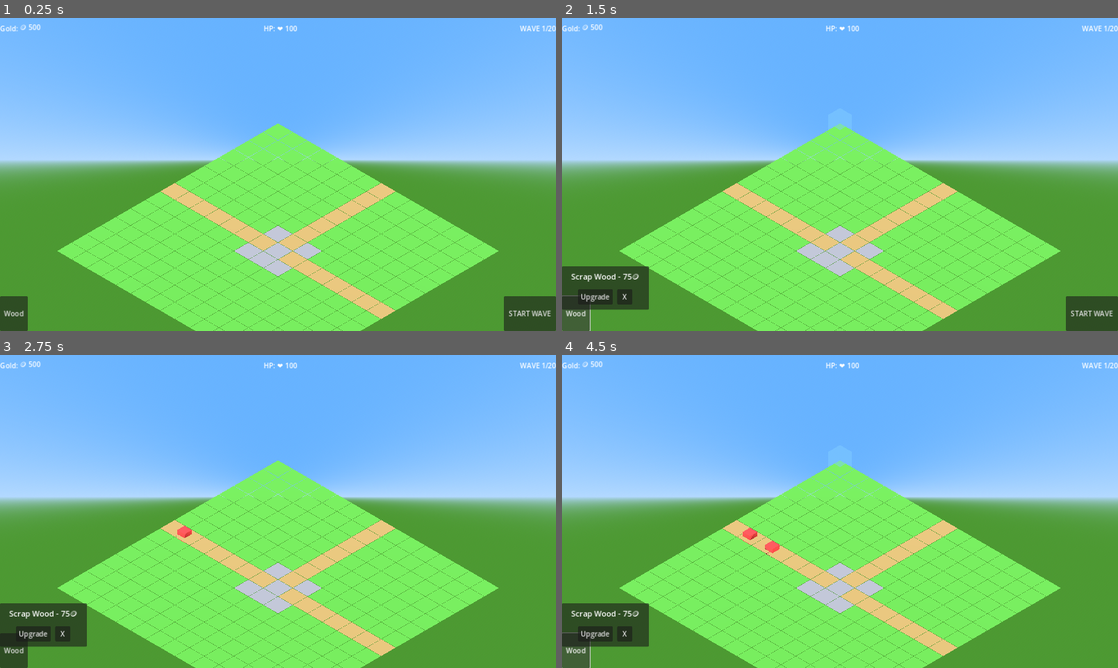
Above: before the commit, frames 1-4 (two rows, left to right).
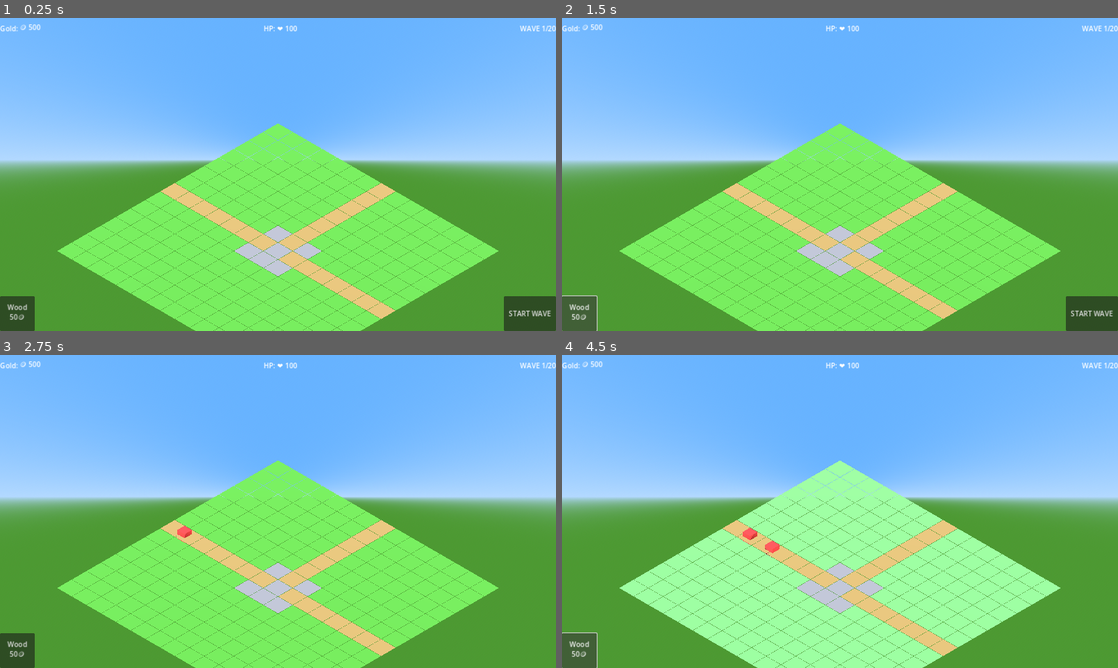
Above: after the commit, the same moments.

Repository: LoomDeBWiles/block-defense
Game: Godot game, scene res://scenes/main.tscn
Same seed, same stepped clock (60 frames per second), same inputs: the game is played once before the commit and once after it.
Inputs (mouse positions are in pixels of both pictures, inside the frame that each line leads up to):
- Up to frame 1 (0.25 s): no input
- Up to frame 2 (1.5 s): click (573, 312) at 0.5 s, where only the run before the commit has a clickable "Wood"; click (578, 312) at 1.25 s, where only the run after the commit has a clickable "Wood 50🪙"
- Up to frame 3 (2.75 s): click "START WAVE" at 2 s
- Up to frame 4 (4.5 s): click (595, 633) at 2.75 s, where only the run before the commit has a clickable "Upgrade"; click (573, 649) at 3.5 s, where only the run before the commit has a clickable "Wood"; click (578, 649) at 4.25 s, where only the run after the commit has a clickable "Wood 50🪙"

The runs differ from the first frame. In frame 1, 0.3% of the frame differs, in the area x 0-7%, y 88-100%; in frame 2, 2.3%; in frame 3, 2.3%; in frame 4, 28%, in the area x 0-90%, y 33-100%.

Commit message:
bug(BD-4sr): Fix tower placement popup with call_deferred
- Use call_deferred for add_child to fix "parent node is busy" error
- Rewrite tower_bar for click-to-select flow instead of drag-and-drop
- Add tile highlighting via grid.highlight_placeable_tiles()
- Fix ui_manager reference from _is_dragging to _is_placement_mode
- Add escape key and click-outside dismiss to upgrade_popup

🤖 Generated with [Claude Code](https://claude.com/claude-code)

Co-Authored-By: Claude Opus 4.5 <noreply@anthropic.com>

Diff:
--- a/scripts/grid.gd
+++ b/scripts/grid.gd
@@ -14,6 +14,11 @@
 # Container for tile mesh visuals
 var _tile_meshes: Node3D
 
+# 2D array of mesh references for highlighting: _tile_mesh_refs[x][y]
+var _tile_mesh_refs: Array[Array] = []
+var _is_highlighting: bool = false
+
+const HIGHLIGHT_COLOR := Color(0.4, 0.9, 0.4, 1.0)  # Bright green for placeable
 
 const TILE_COLORS: Dictionary = {
 	Types.TileType.GRASS: Color(0.3, 0.6, 0.2),      # Green
@@ -146,6 +151,13 @@
 	_tile_meshes.name = "TileMeshes"
 	parent.add_child.call_deferred(_tile_meshes)
 
+	# Initialize mesh refs array
+	_tile_mesh_refs.clear()
+	for x in range(width):
+		var column: Array[MeshInstance3D] = []
+		column.resize(height)
+		_tile_mesh_refs.append(column)
+
 	# Create a plane mesh to reuse
 	var plane_mesh := PlaneMesh.new()
 	plane_mesh.size = Vector2(cell_size * 0.98, cell_size * 0.98)
@@ -156,6 +168,8 @@
 			var tile_type: Types.TileType = tiles[x][y]
 			var mesh_instance := MeshInstance3D.new()
 			mesh_instance.mesh = plane_mesh
+			mesh_instance.set_meta("grid_x", x)
+			mesh_instance.set_meta("grid_y", y)
 
 			# Create material with tile color
 			var material := StandardMaterial3D.new()
@@ -170,3 +184,49 @@
 			)
 
 			_tile_meshes.add_child(mesh_instance)
+			_tile_mesh_refs[x][y] = mesh_instance
+
+
+func highlight_placeable_tiles(enabled: bool) -> void:
+	_is_highlighting = enabled
+	if _tile_mesh_refs.is_empty():
+		return
+
+	for x in range(width):
+		for y in range(height):
+			var mesh: MeshInstance3D = _tile_mesh_refs[x][y]
+			if mesh == null:
+				continue
+
+			var tile_type: Types.TileType = tiles[x][y]
+			var mat: StandardMaterial3D = mesh.material_override
+
+			if mat == null:
+				continue
+
+			if enabled and tile_type == Types.TileType.GRASS:
+				# Highlight placeable tiles with bright green
+				mat.albedo_color = HIGHLIGHT_COLOR
+			else:
+				# Restore original color
+				mat.albedo_color = TILE_COLORS.get(tile_type, Color.MAGENTA)
+
+
+func update_tile_visual(pos: Vector2i) -> void:
+	if pos.x < 0 or pos.x >= width or pos.y < 0 or pos.y >= height:
+		return
+	if _tile_mesh_refs.is_empty():
+		return
+
+	var mesh: MeshInstance3D = _tile_mesh_refs[pos.x][pos.y]
+	if mesh == null:
+		return
+
+	var tile_type: Types.TileType = tiles[pos.x][pos.y]
+	var mat: StandardMaterial3D = mesh.material_override
+
+	if mat:
+		if _is_highlighting and tile_type == Types.TileType.GRASS:
+			mat.albedo_color = HIGHLIGHT_COLOR
+		else:
+			mat.albedo_color = TILE_COLORS.get(tile_type, Color.MAGENTA)
--- a/scripts/ui/tower_bar.gd
+++ b/scripts/ui/tower_bar.gd
@@ -1,10 +1,11 @@
-## Tower selection bar - drag to place towers
+## Tower selection bar - click to select, then click to place
 class_name TowerBar
 extends Control
 
-signal tower_drag_started(tier: Types.MaterialTier)
-signal tower_drag_ended(grid_pos: Vector2i)
-signal tower_drag_cancelled
+signal tower_selected(tier: Types.MaterialTier)
+signal tower_deselected
+signal tower_placed(grid_pos: Vector2i)
+signal placement_cancelled
 
 const TIER_NAMES := {
 	Types.MaterialTier.WOOD: "Wood",
@@ -15,7 +16,7 @@
 const TIER_WEAPONS := {
 	Types.MaterialTier.WOOD: Types.WeaponType.SLINGSHOT,
 	Types.MaterialTier.SCRAP_WOOD: Types.WeaponType.BOW,
-	Types.MaterialTier.SOLID_METAL: Types.WeaponType.BALLISTA,  # Default for Metal slot
+	Types.MaterialTier.SOLID_METAL: Types.WeaponType.BALLISTA,
 }
 
 const WEAPON_NAMES := {
@@ -25,30 +26,25 @@
 	Types.WeaponType.TREBUCHET: "Trebuchet",
 }
 
-const SLOT_SIZE := Vector2(64, 64)
-const LONG_PRESS_DURATION := 0.5
+const SLOT_SIZE := Vector2(80, 60)
+const SELECTED_COLOR := Color(0.3, 0.7, 0.3, 1.0)
+const NORMAL_COLOR := Color(0.3, 0.3, 0.3, 1.0)
 
 var _slots: Dictionary = {}  # MaterialTier -> Button
-var _dragging_tier: Types.MaterialTier = Types.MaterialTier.WOOD
-var _is_dragging: bool = false
-var _ghost: Node3D = null
+var _selected_tier: Types.MaterialTier = Types.MaterialTier.WOOD
+var _is_placement_mode: bool = false
 var _camera: Camera3D = null
-
-# Long-press tooltip state
-var _press_timer: Timer = null
-var _pressed_tier: Types.MaterialTier = Types.MaterialTier.WOOD
-var _is_long_pressing: bool = false
-var _tooltip: Label = null
+var _grid: Grid = null
+var _confirmation_popup: Control = null
+var _pending_grid_pos: Vector2i = Vector2i.ZERO
 
 
 func _ready() -> void:
 	_camera = get_viewport().get_camera_3d()
 	if _camera == null:
-		# Camera may not exist yet during _ready - defer acquisition
 		get_tree().process_frame.connect(_try_acquire_camera, CONNECT_ONE_SHOT)
 	_create_slots()
-	_create_tooltip()
-	_create_press_timer()
+	_create_confirmation_popup()
 	_refresh_slots()
 	Save.tier_unlocked.connect(_on_tier_unlocked)
 	GameState.gold_changed.connect(_on_gold_changed)
@@ -64,29 +60,55 @@
 		var tier: Types.MaterialTier = tier_value as Types.MaterialTier
 		var slot := Button.new()
 		slot.custom_minimum_size = SLOT_SIZE
-		slot.text = TIER_NAMES.get(tier, "?")
+		slot.text = TIER_NAMES.get(tier, "?") + "\n%d🪙" % Tower.PLACEMENT_COST
 		slot.set_meta("tier", tier)
-		slot.button_down.connect(_on_slot_pressed.bind(tier))
-		slot.button_up.connect(_on_slot_released.bind(tier))
+		slot.pressed.connect(_on_slot_clicked.bind(tier))
 		add_child(slot)
 		_slots[tier] = slot
 
 
-func _create_tooltip() -> void:
-	_tooltip = Label.new()
-	_tooltip.visible = false
-	_tooltip.add_theme_color_override("font_color", Color.WHITE)
-	_tooltip.add_theme_color_override("font_outline_color", Color.BLACK)
-	_tooltip.add_theme_constant_override("outline_size", 2)
-	add_child(_tooltip)
-
-
-func _create_press_timer() -> void:
-	_press_timer = Timer.new()
-	_press_timer.one_shot = true
-	_press_timer.wait_time = LONG_PRESS_DURATION
-	_press_timer.timeout.connect(_on_long_press_triggered)
-	add_child(_press_timer)
+func _create_confirmation_popup() -> void:
+	_confirmation_popup = PanelContainer.new()
+	_confirmation_popup.visible = false
+	_confirmation_popup.custom_minimum_size = Vector2(180, 100)
+
+	var vbox := VBoxContainer.new()
+	vbox.alignment = BoxContainer.ALIGNMENT_CENTER
+	vbox.add_theme_constant_override("separation", 10)
+	_confirmation_popup.add_child(vbox)
+
+	var label := Label.new()
+	label.text = "Place Tower?"
+	label.horizontal_alignment = HORIZONTAL_ALIGNMENT_CENTER
+	label.add_theme_font_size_override("font_size", 18)
+	vbox.add_child(label)
+
+	var buttons := HBoxContainer.new()
+	buttons.alignment = BoxContainer.ALIGNMENT_CENTER
+	buttons.add_theme_constant_override("separation", 15)
+	vbox.add_child(buttons)
+
+	var confirm_btn := Button.new()
+	confirm_btn.text = "Place"
+	confirm_btn.custom_minimum_size = Vector2(70, 35)
+	confirm_btn.pressed.connect(_on_confirm_placement)
+	buttons.add_child(confirm_btn)
+
+	var cancel_btn := Button.new()
+	cancel_btn.text = "Cancel"
+	cancel_btn.custom_minimum_size = Vector2(70, 35)
+	cancel_btn.pressed.connect(_on_cancel_placement)
+	buttons.add_child(cancel_btn)
+
+	# Add to HUD (parent of BottomBar, which is parent of TowerBar)
+	# TowerBar is at UI/HUD/BottomBar/TowerBar, so go up to HUD
+	# Use call_deferred to avoid "parent node is busy" error
+	var hud := get_parent().get_parent()  # BottomBar -> HUD
+	if hud:
+		hud.add_child.call_deferred(_confirmation_popup)
+	else:
+		# Fallback: add to self and position will be relative
+		add_child.call_deferred(_confirmation_popup)
 
 
 func _refresh_slots() -> void:
@@ -97,6 +119,23 @@
 		slot.visible = unlocked
 		slot.disabled = not can_afford
 
+		# Highlight selected slot
+		if _is_placement_mode and tier == _selected_tier:
+			slot.add_theme_color_override("font_color", SELECTED_COLOR)
+			slot.add_theme_stylebox_override("normal", _create_selected_style())
+		else:
+			slot.remove_theme_color_override("font_color")
+			slot.remove_theme_stylebox_override("normal")
+
+
+func _create_selected_style() -> StyleBoxFlat:
+	var style := StyleBoxFlat.new()
+	style.bg_color = Color(0.2, 0.5, 0.2, 1.0)
+	style.border_color = Color(0.4, 0.9, 0.4, 1.0)
+	style.set_border_width_all(3)
+	style.set_corner_radius_all(4)
+	return style
+
 
 func _on_tier_unlocked(_tier: Types.MaterialTier) -> void:
 	_refresh_slots()
@@ -106,130 +145,88 @@
 	_refresh_slots()
 
 
-func _on_slot_pressed(tier: Types.MaterialTier) -> void:
-	_pressed_tier = tier
-	_press_timer.start()
-
-
-func _on_slot_released(_tier: Types.MaterialTier) -> void:
-	var was_long_press := _is_long_pressing
-	_press_timer.stop()
-	_hide_tooltip()
-
-	if was_long_press:
-		return  # Long-press = tooltip only, no drag
-
-	start_drag(_pressed_tier)
-
-
-func _on_long_press_triggered() -> void:
-	_is_long_pressing = true
-	_show_tooltip(_pressed_tier)
-
-
-func _show_tooltip(tier: Types.MaterialTier) -> void:
-	var weapon: Types.WeaponType = TIER_WEAPONS.get(tier, Types.WeaponType.SLINGSHOT)
-	var stats: Dictionary = Tower.WEAPON_STATS.get(weapon, {})
-	var weapon_name: String = WEAPON_NAMES.get(weapon, "?")
-	var dmg: int = stats.get("damage", 0)
-	var rng: float = stats.get("range", 0.0)
-
-	_tooltip.text = "%s: %d dmg, %d range" % [weapon_name, dmg, int(rng)]
-	_tooltip.visible = true
-
-	# Position above the pressed slot
-	var slot: Button = _slots.get(tier)
-	if slot:
-		_tooltip.position = slot.position + Vector2(0, -30)
-
-
-func _hide_tooltip() -> void:
-	_tooltip.visible = false
-	_is_long_pressing = false
-
-
-func _input(event: InputEvent) -> void:
-	if not _is_dragging:
-		return
-
-	if event is InputEventMouseMotion or event is InputEventScreenDrag:
-		_update_ghost_position(event.position)
-	elif event is InputEventMouseButton:
-		if not event.pressed:
-			_finish_drag(event.position)
-			get_viewport().set_input_as_handled()
-	elif event is InputEventScreenTouch:
-		if not event.pressed:
-			_finish_drag(event.position)
-			get_viewport().set_input_as_handled()
-
-
-func start_drag(tier: Types.MaterialTier) -> void:
+func _on_slot_clicked(tier: Types.MaterialTier) -> void:
+	if _is_placement_mode and tier == _selected_tier:
+		# Clicking same button deselects
+		exit_placement_mode()
+	else:
+		# Enter placement mode for this tier
+		enter_placement_mode(tier)
+
+
+func enter_placement_mode(tier: Types.MaterialTier) -> void:
 	if not Save.is_tier_unlocked(tier):
 		return
 	if GameState.gold < Tower.PLACEMENT_COST:
 		return
 
-	_dragging_tier = tier
-	_is_dragging = true
-	_spawn_ghost()
-	tower_drag_started.emit(tier)
-
-
-func _spawn_ghost() -> void:
-	if _ghost != null:
-		_ghost.queue_free()
-
-	var tower_scene: PackedScene = preload("res://scenes/tower.tscn")
-	_ghost = tower_scene.instantiate()
-	# Add to world so it renders in 3D space
+	_selected_tier = tier
+	_is_placement_mode = true
+	_refresh_slots()
+
+	# Get grid reference and highlight valid tiles
+	_grid = _get_grid()
+	if _grid:
+		_grid.highlight_placeable_tiles(true)
+
+	tower_selected.emit(tier)
+
+
+func exit_placement_mode() -> void:
+	_is_placement_mode = false
+	_hide_confirmation_popup()
+	_refresh_slots()
+
+	if _grid:
+		_grid.highlight_placeable_tiles(false)
+
+	tower_deselected.emit()
+
+
+func _get_grid() -> Grid:
 	var world := get_tree().root.get_node_or_null("Main/World")
 	if world:
-		world.add_child(_ghost)
-		# Make semi-transparent
-		_apply_ghost_material(_ghost)
-	else:
-		_ghost.queue_free()
-		_ghost = null
-
-
-func _apply_ghost_material(node: Node) -> void:
-	if node is MeshInstance3D:
-		var mat := StandardMaterial3D.new()
-		mat.albedo_color = Color(0.5, 0.8, 1.0, 0.5)
-		mat.transparency = BaseMaterial3D.TRANSPARENCY_ALPHA
-		mat.shading_mode = BaseMaterial3D.SHADING_MODE_UNSHADED
-		node.material_override = mat
-	for child in node.get_children():
-		_apply_ghost_material(child)
-
-
-func _update_ghost_position(screen_pos: Vector2) -> void:
-	if _ghost == null or _camera == null:
-		return
-
-	# Project screen position to world at y=0.5 (tower height)
-	var from := _camera.project_ray_origin(screen_pos)
-	var dir := _camera.project_ray_normal(screen_pos)
-
-	# Find intersection with y=0.5 plane
-	if abs(dir.y) > 0.001:
-		var t := (0.5 - from.y) / dir.y
-		if t > 0:
-			var world_pos := from + dir * t
-			_ghost.global_position = world_pos
-
-
-func _finish_drag(screen_pos: Vector2) -> void:
-	if not _is_dragging:
-		return
-
-	_is_dragging = false
-	_remove_ghost()
-
-	# Raycast to find grid position
+		return world.get_node_or_null("Grid")
+	return null
+
+
+func _input(event: InputEvent) -> void:
+	if not _is_placement_mode:
+		return
+
+	# Escape cancels placement mode
+	if event.is_action_pressed("ui_cancel"):
+		exit_placement_mode()
+		get_viewport().set_input_as_handled()
+		return
+
+	# Handle clicks on the game world
+	if event is InputEventMouseButton or event is InputEventScreenTouch:
+		if event.pressed:
+			var screen_pos: Vector2
+			if event is InputEventMouseButton:
+				if event.button_index != MOUSE_BUTTON_LEFT:
+					return
+				screen_pos = event.position
+			else:
+				screen_pos = event.position
+
+			# Don't handle if clicking on UI
+			if _is_click_on_ui(screen_pos):
+				return
+
+			_handle_placement_click(screen_pos)
+			get_viewport().set_input_as_handled()
+
+
+func _is_click_on_ui(screen_pos: Vector2) -> bool:
+	# Check if click is on bottom bar area (where buttons are)
+	var viewport_size := get_viewport().get_visible_rect().size
+	return screen_pos.y > viewport_size.y - 100
+
+
+func _handle_placement_click(screen_pos: Vector2) -> void:
 	if _camera == null:
-		cancel_drag()
 		return
 
 	var from := _camera.project_ray_origin(screen_pos)
@@ -241,22 +238,41 @@
 		if t > 0:
 			var world_pos := from + dir * t
 			var grid_pos := Vector2i(int(floor(world_pos.x)), int(floor(world_pos.z)))
-			end_drag(grid_pos)
-			return
-
-	cancel_drag()
-
-
-func _remove_ghost() -> void:
-	if _ghost != null:
-		_ghost.queue_free()
-		_ghost = null
-
-
-func end_drag(grid_pos: Vector2i) -> void:
+
+			# Check if valid placement
+			if _grid and _grid.can_place(grid_pos):
+				_pending_grid_pos = grid_pos
+				_show_confirmation_popup(screen_pos)
+			else:
+				# Invalid tile - show feedback or do nothing
+				pass
+
+
+func _show_confirmation_popup(screen_pos: Vector2) -> void:
+	if _confirmation_popup == null:
+		return
+
+	# Position popup near click but clamped to viewport
+	var viewport_size := get_viewport().get_visible_rect().size
+	var popup_size := _confirmation_popup.custom_minimum_size
+	var pos := screen_pos - popup_size / 2
+	pos.x = clampf(pos.x, 10, viewport_size.x - popup_size.x - 10)
+	pos.y = clampf(pos.y, 10, viewport_size.y - popup_size.y - 10)
+
+	_confirmation_popup.position = pos
+	_confirmation_popup.visible = true
+
+
+func _hide_confirmation_popup() -> void:
+	if _confirmation_popup:
+		_confirmation_popup.visible = false
+
+
+func _on_confirm_placement() -> void:
+	_hide_confirmation_popup()
+
 	var world := get_tree().root.get_node_or_null("Main/World")
 	if world == null:
-		tower_drag_cancelled.emit()
 		return
 
 	var grid: Grid = world.get_node_or_null("Grid")
@@ -265,18 +281,21 @@
 	var projectiles := world.get_node_or_null("Projectiles")
 
 	if grid == null or towers == null or enemies == null or projectiles == null:
-		tower_drag_cancelled.emit()
-		return
-
-	var tower := Tower.spawn_tower(grid_pos, grid, towers, enemies, projectiles)
-	if tower == null:
-		tower_drag_cancelled.emit()
-		return
-
-	tower_drag_ended.emit(grid_pos)
-
-
-func cancel_drag() -> void:
-	_remove_ghost()
-	_is_dragging = false
-	tower_drag_cancelled.emit()
+		return
+
+	var tower := Tower.spawn_tower(_pending_grid_pos, grid, towers, enemies, projectiles)
+	if tower:
+		tower_placed.emit(_pending_grid_pos)
+		# Refresh highlights since tile is now occupied
+		if _grid:
+			_grid.highlight_placeable_tiles(true)
+		# Refresh slot states (gold may have changed)
+		_refresh_slots()
+		# Check if we can still afford more towers
+		if GameState.gold < Tower.PLACEMENT_COST:
+			exit_placement_mode()
+
+
+func _on_cancel_placement() -> void:
+	_hide_confirmation_popup()
+	# Stay in placement mode so user can try another tile
--- a/scripts/ui/ui_manager.gd
+++ b/scripts/ui/ui_manager.gd
@@ -50,8 +50,8 @@
 
 
 func _input(event: InputEvent) -> void:
-	# Ignore input during tower drag
-	if _tower_bar and _tower_bar._is_dragging:
+	# Ignore input during tower placement
+	if _tower_bar and _tower_bar._is_placement_mode:
 		return
 
 	# Ignore if popups are open
--- a/scripts/ui/upgrade_popup.gd
+++ b/scripts/ui/upgrade_popup.gd
@@ -27,6 +27,28 @@
 
 func _ready() -> void:
 	_create_ui()
+	# Enable input processing for escape key
+	set_process_input(true)
+
+
+func _input(event: InputEvent) -> void:
+	if not visible:
+		return
+
+	# Close on Escape key
+	if event.is_action_pressed("ui_cancel"):
+		hide_popup()
+		get_viewport().set_input_as_handled()
+		return
+
+	# Close on click outside popup
+	if event is InputEventMouseButton or event is InputEventScreenTouch:
+		if event.pressed:
+			var local_pos := get_local_mouse_position()
+			var rect := Rect2(Vector2.ZERO, size)
+			if not rect.has_point(local_pos):
+				hide_popup()
+				get_viewport().set_input_as_handled()
 
 
 func _create_ui() -> void:
